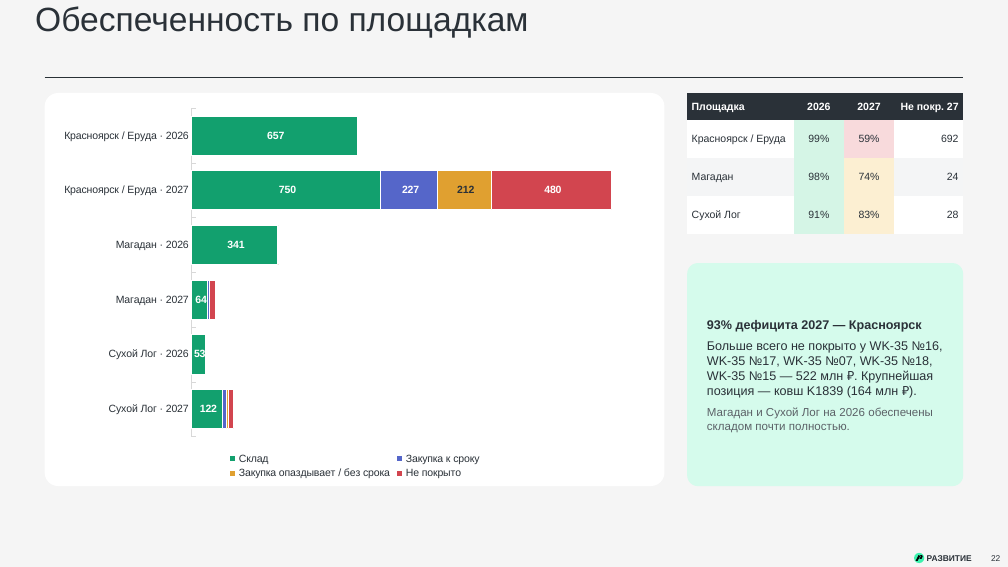
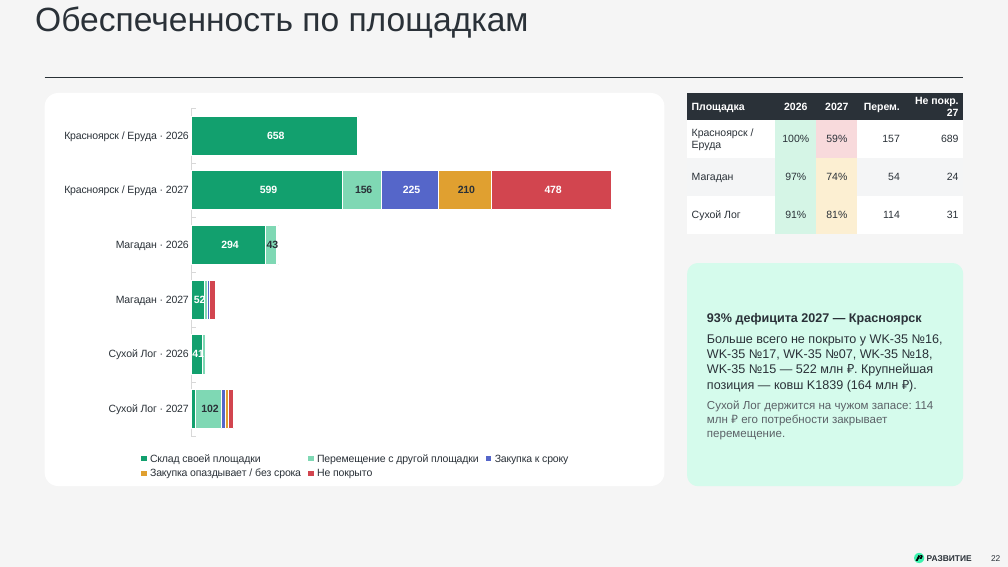
Before and after one commit to victorekuznetsov/TZ, a slide deck: slide 22 of exports/WK_ispolnenie_2024-2026_plan_2027.pptx. Drawn at 1008x567 pixels with LibreOffice and Linux fonts; fonts in the diff are those of the drawing. Boxes give left, top, right and bottom in pixels: in the first picture for what was removed or moved away, otherwise in the second. Text is boxed around its words. In the diff, an @@ line names an element or a change of style, - is before the commit and + after.

```diff
--- a/exports/WK_ispolnenie_2024-2026_plan_2027.pptx
+++ b/exports/WK_ispolnenie_2024-2026_plan_2027.pptx
@@ bar stacked chart at [52,101,657,482] @@
-Склад: 657, 750, 341, 64, 53, 122
+Склад своей площадки: 658, 599, 294, 52, 41, 16
@@ data labels of Склад своей площадки changed @@
-Закупка к сроку: 0, 227, 0, 7, 0, 16
+Перемещение с другой площадки: 1, 156, 43, 11, 12, 102
@@ colour of Перемещение с другой площадки #5566C9 to #7FD8B4 @@
@@ data labels of Перемещение с другой площадки changed @@
-Закупка опаздывает / без срока: 0, 212, 3, 1, 4, 7
+Закупка к сроку: 0, 225, 0, 7, 1, 17
@@ colour of Закупка к сроку #E0A030 to #5566C9 @@
@@ data labels of Закупка к сроку changed @@
-Не покрыто: 3, 480, 2, 23, 1, 21
+Закупка опаздывает / без срока: 0, 210, 5, 1, 4, 9
@@ colour of Закупка опаздывает / без срока #D2454F to #E0A030 @@
@@ data labels of Закупка опаздывает / без срока changed @@
+Не покрыто: 1, 478, 5, 23, 1, 23
@@ table at [687,93,963,234] @@
-column 2: 2026 | 99% | 98% | 91%
-column 3: 2027 | 59% | 74% | 83%
-column 4: Не покр. 27 | 692 | 24 | 28
+column 2: 2026 | 100% | 97% | 91%
+column 3: 2027 | 59% | 74% | 81%
+column 4: Перем. | 157 | 54 | 114
+column 5: Не покр. 27 | 689 | 24 | 31
@@ text in rounded rectangle at [707,400,933,440]: text changed @@
-Магадан и Сухой Лог на 2026 обеспечены складом почти полностью.
+Сухой Лог держится на чужом запасе: 114 млн ₽ его потребности закрывает перемещение.
```
Also in this commit, not shown: 11 other slides changed, 2 slides added, 1 slide removed, 2 other files.
